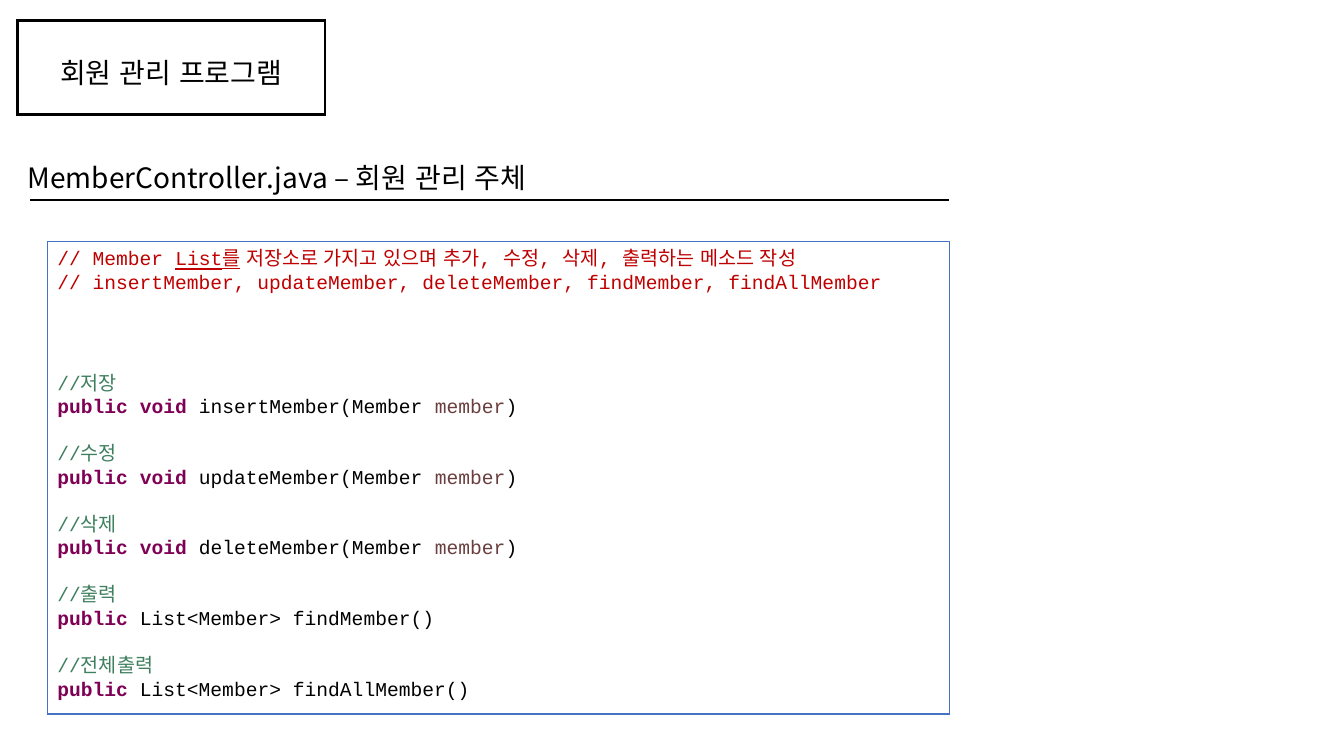
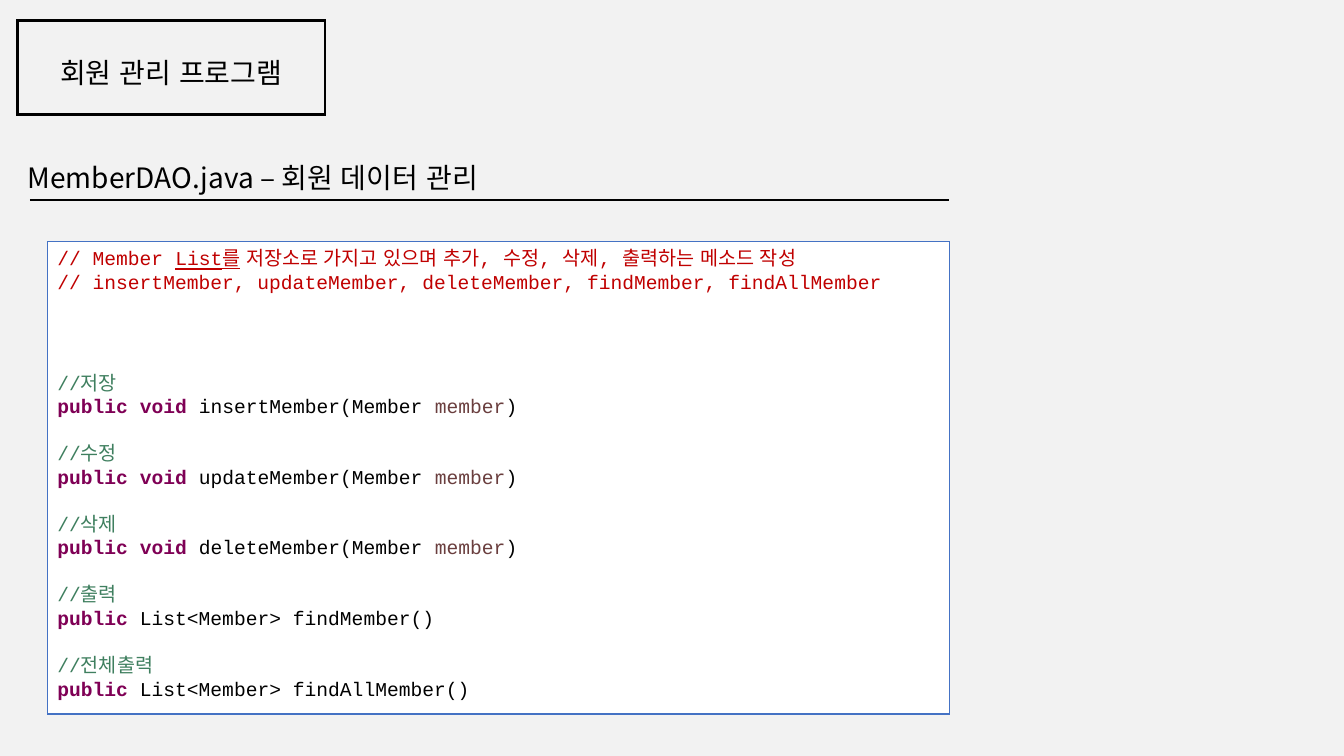
Before and after one commit to kmj-mkes/class_data_ex, a slide deck: slide 7 of 9) 회원관리프로그램.pptx (slide 6 before the commit). Drawn at 1344x756 pixels with LibreOffice and Linux fonts; fonts in the diff are those of the drawing. Boxes give left, top, right and bottom in pixels: in the first picture for what was removed or moved away, otherwise in the second. Text is boxed around its words. In the diff, an @@ line names an element or a change of style, - is before the commit and + after.

```diff
--- a/9) 회원관리프로그램.pptx
+++ b/9) 회원관리프로그램.pptx
@@ background #FFFFFF to #F2F2F2 @@
@@ text at (27,164,478,195): text changed @@
-MemberController.java – 회원 관리 주체
+MemberDAO.java – 회원 데이터 관리
```
Also in this commit, not shown: 4 other slides changed.
